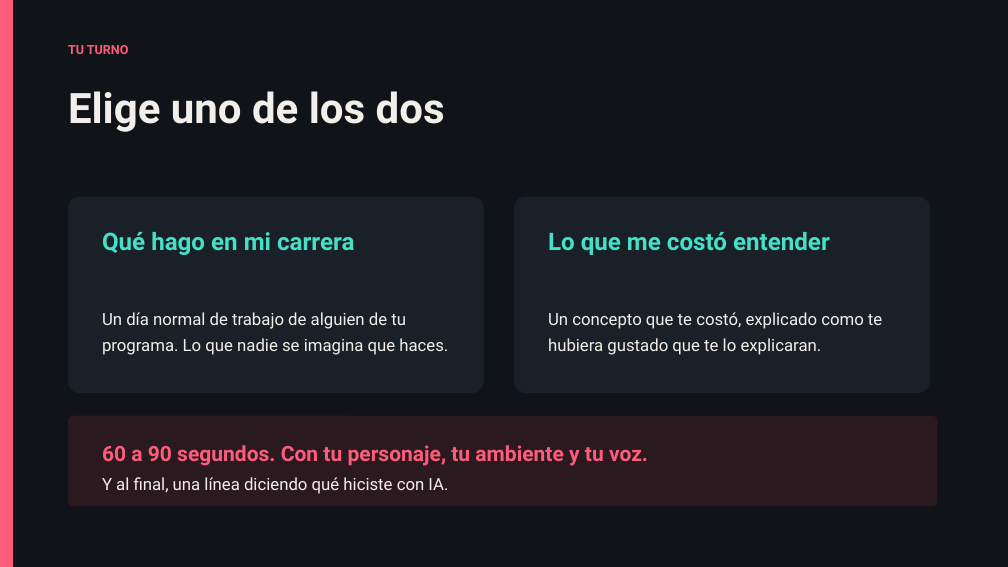
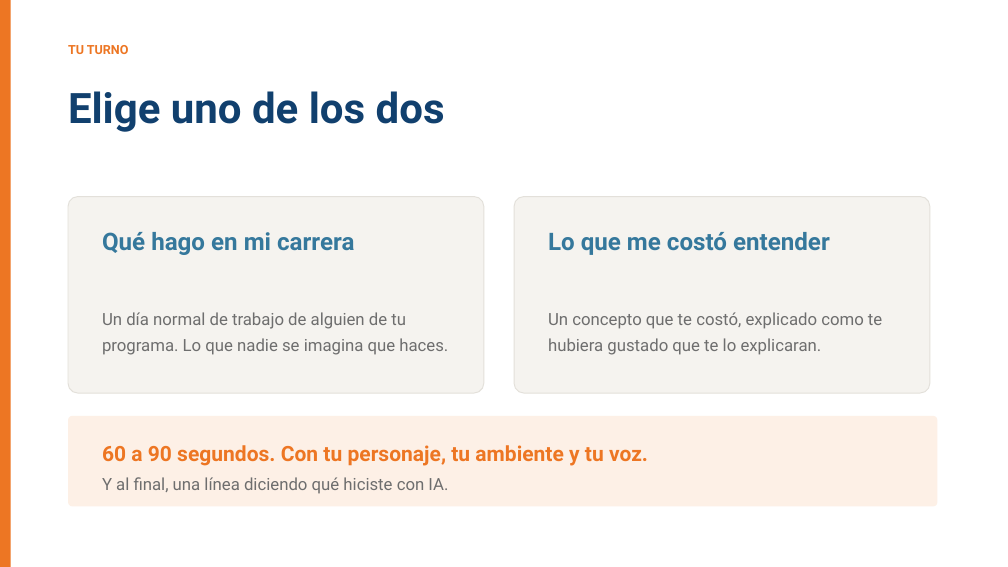
Before and after one commit to BioAITeamLearning/IntroInfo_2026_02_Ucaldas, a slide deck: slide 14 of _static/sesion06/S06_audio_imagen_video.pptx. Drawn at 1008x567 pixels with LibreOffice and Linux fonts; fonts in the diff are those of the drawing. Boxes give left, top, right and bottom in pixels: in the first picture for what was removed or moved away, otherwise in the second. Text is boxed around its words. In the diff, an @@ line names an element or a change of style, - is before the commit and + after.

```diff
--- a/_static/sesion06/S06_audio_imagen_video.pptx
+++ b/_static/sesion06/S06_audio_imagen_video.pptx
@@ background #101418 to #FFFFFF @@
@@ rectangle at bbox=[0, 0, 11, 567]: fill #FF5C7A to #ED7623 @@
@@ text "TU TURNO" at bbox=[68, 45, 129, 54]: text colour #FF5C7A to #ED7623 @@
@@ text "Elige uno de los dos" at bbox=[68, 91, 445, 132]: text colour #F2EFEA to #11406E @@
@@ rounded rectangle at bbox=[68, 197, 484, 393]: fill #1A2027 to #F5F3EF; outline none to #E3E0DA 0.9 pt; proportions changed @@
@@ rounded rectangle at bbox=[514, 197, 930, 393]: fill #1A2027 to #F5F3EF; outline none to #E3E0DA 0.9 pt; proportions changed @@
@@ text "Qué hago en mi carrera" at bbox=[102, 232, 354, 255]: text colour #45E0C8 to #35789C @@
@@ text "Lo que me costó entender" at bbox=[548, 232, 830, 255]: text colour #45E0C8 to #35789C @@
@@ text "Un día normal de trabajo ..." at bbox=[102, 312, 448, 355]: text colour #F2EFEA to #6E6E6E @@
@@ text "Un concepto que te costó, ..." at bbox=[548, 312, 882, 355]: text colour #F2EFEA to #6E6E6E @@
@@ rounded rectangle at bbox=[68, 416, 938, 507]: fill #2A1A20 to #FDF0E6; proportions changed @@
@@ text "60 a 90 segundos. Con ..." at bbox=[102, 445, 648, 494]: text colour #FF5C7A to #ED7623 in "60 a 90 segundos. Con tu personaje, ..."; text colour #F2EFEA to #6E6E6E in "Y al final, una línea diciendo qué ..." @@
```
Also in this commit, not shown: 14 other slides changed, 5 other files.
